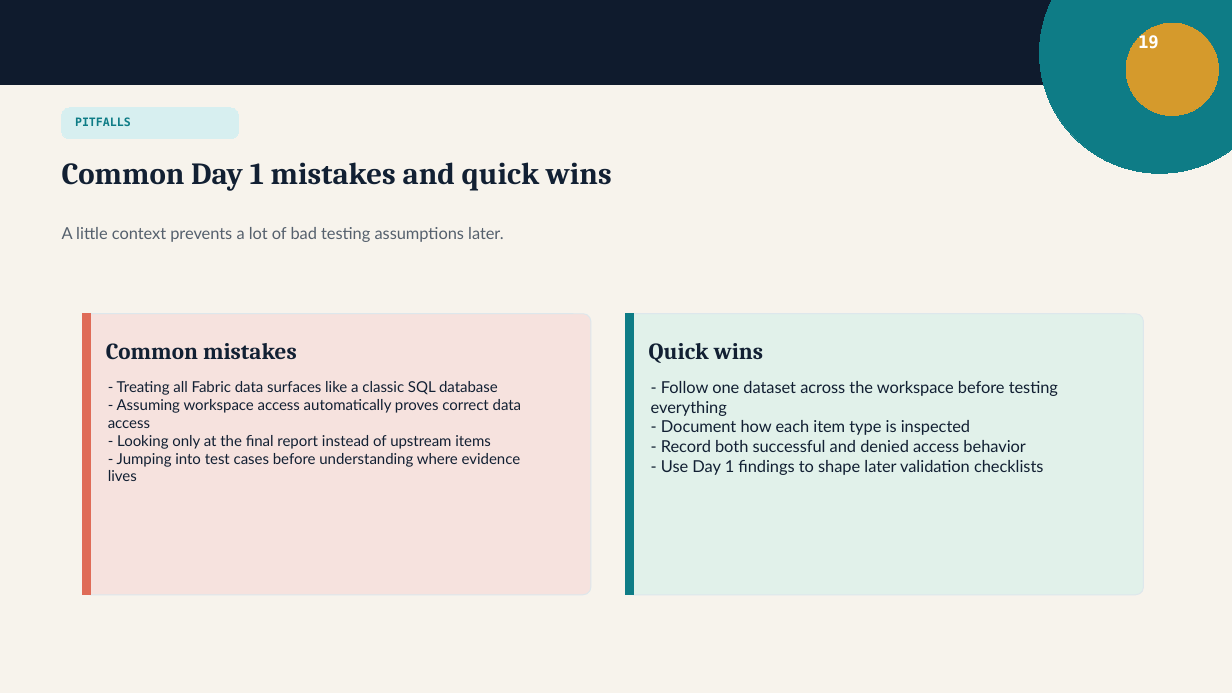
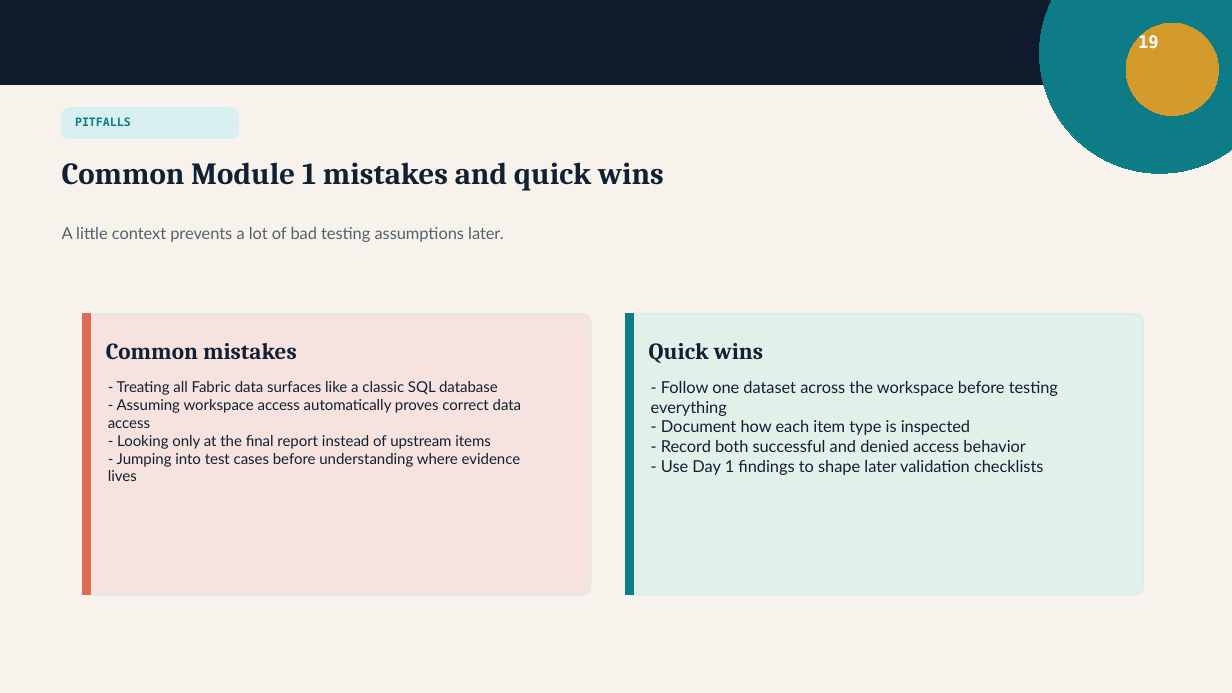
Before and after one commit to krish1711/MS-Fabric-QA-Training, a slide deck: slide 19 of Module 1/Module 1.pptx. Drawn at 1232x693 pixels with LibreOffice and Linux fonts; fonts in the diff are those of the drawing. Boxes give left, top, right and bottom in pixels: in the first picture for what was removed or moved away, otherwise in the second. Text is boxed around its words. In the diff, an @@ line names an element or a change of style, - is before the commit and + after.

Commit message:
Module Name changes

```diff
--- a/Module 1/Module 1.pptx
+++ b/Module 1/Module 1.pptx
@@ text at box(62, 162, 664, 191): text changed @@
-Common Day 1 mistakes and quick wins
+Common Module 1 mistakes and quick wins
```
Also in this commit, not shown: 4 other slides changed, 5 other files.
